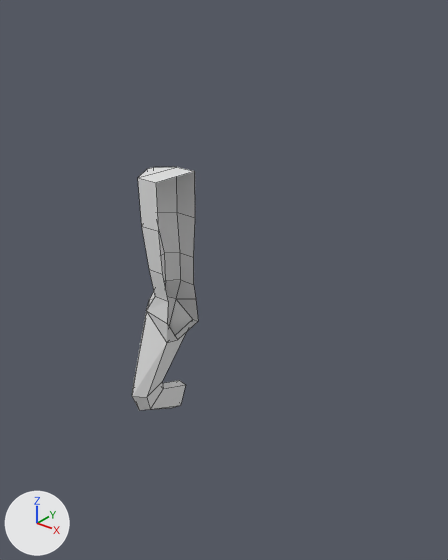
The Blender file Assets/player/playermodels/alien.blend as it was, and as the next commit left it.
The view is the same before and after, from a 50 mm lens placed at (2.41, -2.49, 3.38), pointed at (0.18, 0.3, 1.66). The axes (+X, +Y, +Z) are drawn at lower left. The lights are the same throughout. Mesh edges are drawn as thin lines.

Script lines for the objects in view, before the commit:
```python
me_cube_001 = bpy.data.meshes.new('Cube.001')
me_cube_001.from_pydata(...)  # 52 vertices, 45 faces; spans x -2.6..0.0, y -2.2..2.3, z 5.3..21.4
ob_cube_001 = bpy.data.objects.new('Cube.001', me_cube_001)
ob_cube_001.location = (0.0, 0.0, 0.0)
ob_cube_001.scale = (0.11, 0.11, 0.11)
```
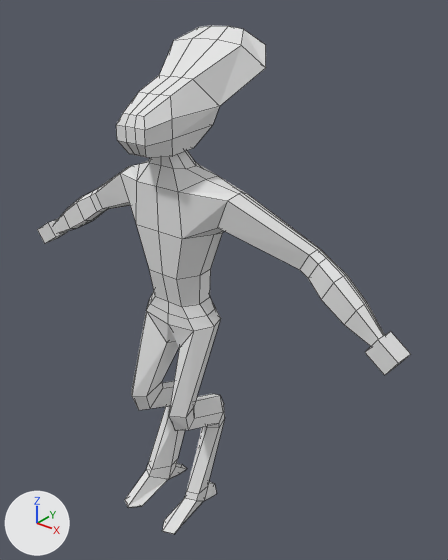
Where the change shows, as pixel boxes [x1, y1, x2, y2] in the pictures (448 x 560 px):
'Cube.001', reshaped (458% wider, 109% taller)
    before: [132, 167, 198, 410]
    after: [37, 26, 410, 534]
part 1 of me_cube_001, added
    after: [116, 26, 266, 157]
part 2 of me_cube_001, built on
    before: [138, 167, 198, 410]
    after: [37, 151, 410, 534]

Edits to the bpy script that builds the scene:
```text
Change me_cube_001:
    used by ob_cube_001; location = (0.0, 0.0, 0.0); scale = (0.11, 0.11, 0.11)
    remove me_cube_001.from_pydata(...)  # 52 vertices, 45 faces; spans x -2.6..0.0, y -2.2..2.3, z 5.3..21.4
    add me_cube_001.from_pydata(...)  # 366 vertices, 358 faces; spans x -13.4..13.4, y -3.3..4.9, z -0.2..28.6
    me_cube_001 part 1: a new loose piece of 60 vertices spanning x -3.3..3.3, y -2.3..4.9, z 22.8..28.6
    me_cube_001 part 2
    5 vertices are removed from x -2.3..0.0, y -0.8..2.2, z 12.9..21.4
    15 faces are deleted
    4 vertices in x -2.3..-1.3, y -0.8..2.2, z 18.7 move by (-0.4, 0.0, 0.0)
    9 vertices move from x -2.2..-0.1, y -0.8..2.2, z 5.3..21.4 to x -2.2..0.0, y -0.7..2.5, z 5.5..21.2
    239 vertices are added at x -13.4..13.4, y -3.3..2.9, z -0.2..23.0
    8 new vertices lie (0.0, 0.2, 0.5) away from vertices in x -2.2..2.2, y -1.2..0.8, z 1.0..1.1
    6 new vertices lie (0.0, -0.4, 0.1) away from vertices in x -10.2..10.2, y 1.6..2.0, z 15.7..17.3
    6 new vertices lie (0.0, 2.5, 0.4) away from vertices in x -2.2..2.2, y -2.5, z -0.2..0.0
    270 new faces join them
```
